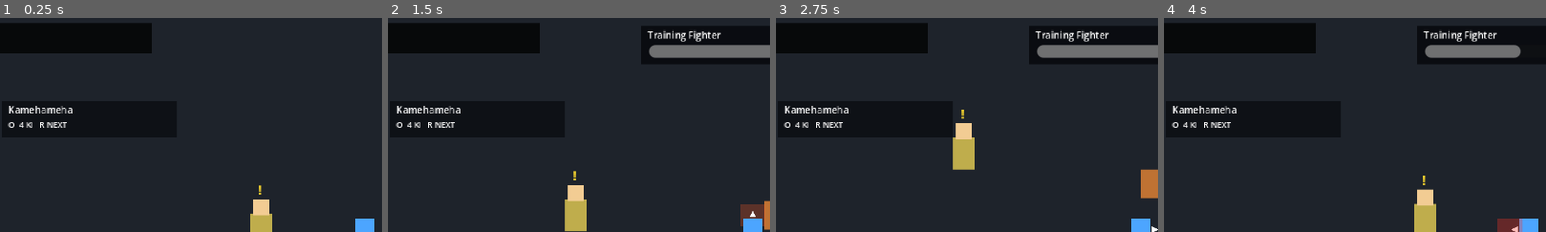
Above: before the commit, frames 1-4 (left to right).
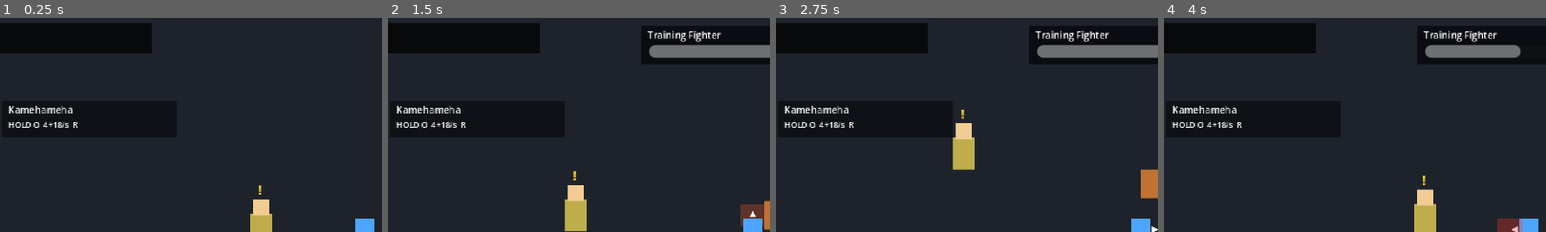
Above: after the commit, the same moments.

Repository: kikajima/dragonballsoullegacy
Game: Godot game, scene res://scenes/bootstrap/bootstrap.tscn
Two runs of this game, one before a commit and one after it. Both use one fixed random seed, a clock stepped at 60 frames per second and the inputs below.
Inputs:
- Up to frame 1 (0.25 s): no input
- Up to frame 2 (1.5 s): tap Enter (ui_accept) at 0.5, 0.77 s; hold D (move_right) 0.53-1.28 s; tap J (attack) at 0.6, 1.35 s; hold S (move_down) from 1.28 s (still down)
- Up to frame 3 (2.75 s): tap Enter (ui_accept) at 1.52 s; release S (move_down) at 2.03 s; hold D (move_right) from 2.03 s (still down); hold Shift (block) from 2.03 s (still down); tap J (attack) at 2.3 s
- Up to frame 4 (4 s): tap Enter (ui_accept) at 2.75, 3.02, 3.77 s; release D (move_right) at 2.78 s; release Shift (block) at 2.78 s; hold W (move_up) 2.78-3.53 s; tap L (charge_ki) at 2.85 s; tap J (attack) at 3.05, 3.8 s; hold A (move_left) from 3.53 s (still down); hold Space (dash) from 3.53 s (still down)
The pictures show only the part of the screen within x 2-52%, y 1-51%; the shares and areas given below are measured in that part.

The runs differ from the first frame. In frame 1, 0.3% of the frame differs, in the area x 2-21%, y 48-52%; in frame 2, 0.3%; in frame 3, 0.3%; in frame 4, 0.3%.

Commit message:
ui: show hold release and sustained special attack states

Diff:
--- a/ui/abilities/special_attack_hud.gd
+++ b/ui/abilities/special_attack_hud.gd
@@ -17,7 +17,9 @@
 	if data == null:
 		return
 
-	var player := get_tree().get_first_node_in_group("player")
+	var player := get_tree().get_first_node_in_group(
+		"player"
+	)
 	if player == null:
 		return
 
@@ -27,15 +29,60 @@
 
 	var cooldown: float = 0.0
 	if loadout != null:
-		cooldown = loadout.get_cooldown_left(data.ability_id)
+		cooldown = loadout.get_cooldown_left(
+			data.ability_id
+		)
+
+	if _special.is_casting():
+		if _special.is_charging():
+			info_label.text = (
+				"HOLD O  %d%%  RELEASE"
+				% roundi(
+					_special.get_charge_ratio() * 100.0
+				)
+			)
+			return
+
+		if data.is_continuous():
+			info_label.text = (
+				"HOLD O  %.0f KI/s"
+				% data.ki_drain_per_second
+			)
+			return
+
+		info_label.text = "CASTING..."
+		return
 
 	if cooldown > 0.0:
 		info_label.text = "O  %.1fs   R NEXT" % cooldown
-	else:
-		info_label.text = "O  %.0f KI   R NEXT" % data.ki_cost
+		return
+
+	if data.is_charge_attack():
+		info_label.text = (
+			"HOLD O  %.0f KI   R NEXT"
+			% data.ki_cost
+		)
+		return
+
+	if data.is_continuous():
+		info_label.text = (
+			"HOLD O  %.0f+%.0f/s  R"
+			% [
+				data.ki_cost,
+				data.ki_drain_per_second,
+			]
+		)
+		return
+
+	info_label.text = (
+		"O  %.0f KI   R NEXT"
+		% data.ki_cost
+	)
 
 func _bind_player() -> void:
-	var player := get_tree().get_first_node_in_group("player")
+	var player := get_tree().get_first_node_in_group(
+		"player"
+	)
 	if player == null:
 		visible = false
 		return
@@ -47,7 +94,10 @@
 		visible = false
 		return
 
-	_special.selection_changed.connect(_on_selection_changed)
+	_special.selection_changed.connect(
+		_on_selection_changed
+	)
+
 	var data: SpecialAttackData = _special.get_selected()
 	if data != null:
 		_on_selection_changed(
